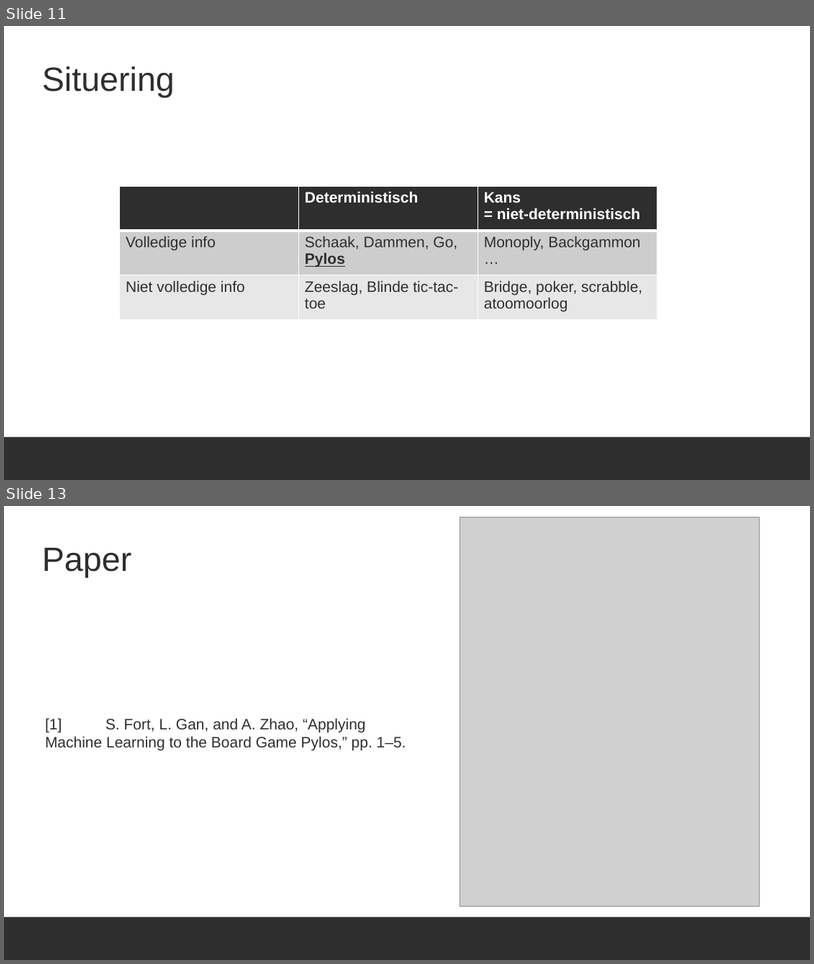
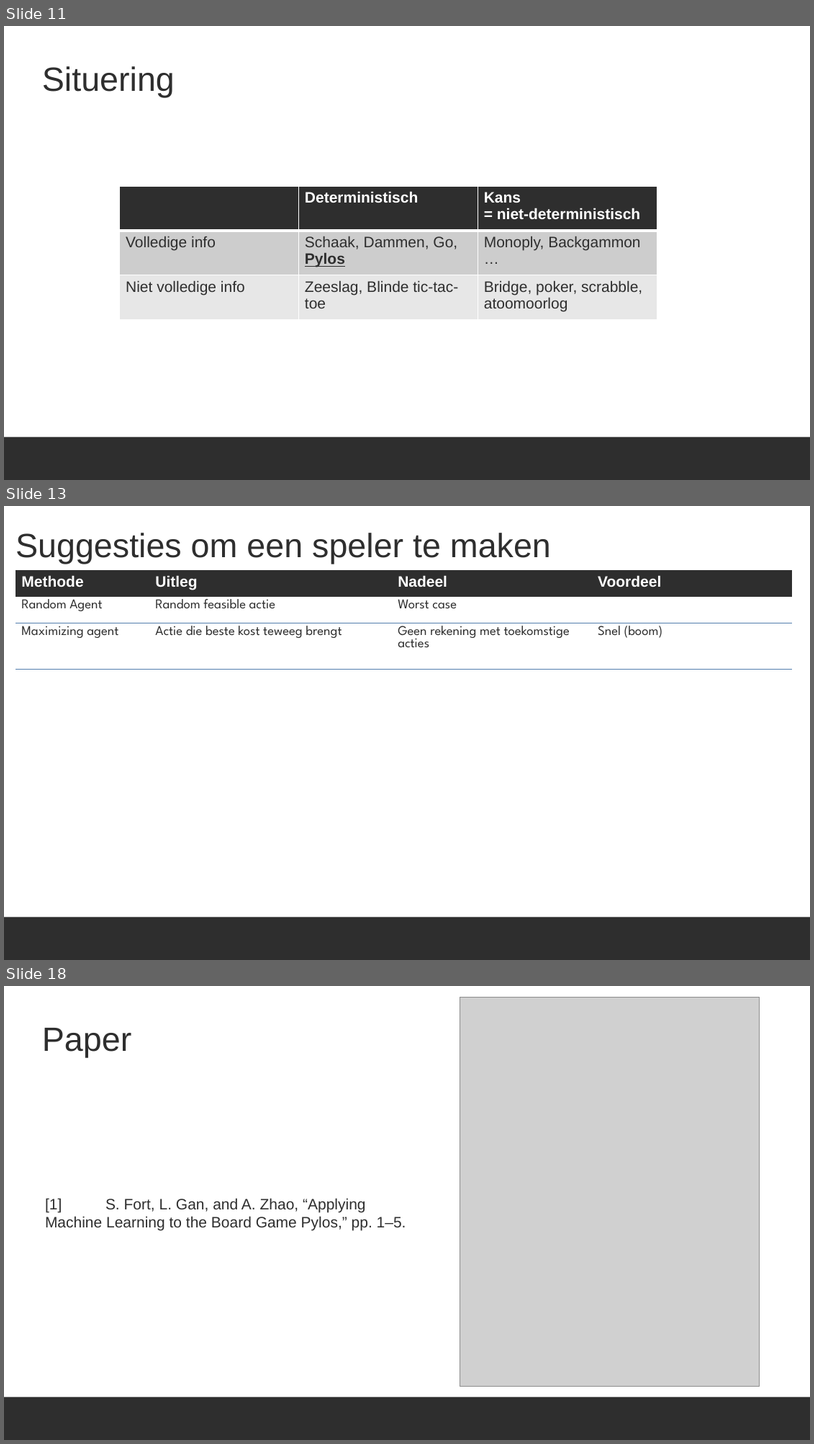
Before and after one commit to ro-per/PylosGamingBot, a slide deck: Presentation.pptx. Shown one above the other, each under a label of ours: slides 11 and 13 before the commit, slides 11, 13 and 18 after it; the slides between them are not shown. The pictures are 814x964 and 814x1444 pixels, drawn with LibreOffice and Linux fonts; fonts in the diff are those of the drawing; grey boxes stand for pictures; background and template pictures are left out. Boxes give left, top, right and bottom in pixels: in the first picture for what was removed or moved away, otherwise in the second. Text is boxed around its words. In the diff, an @@ line names an element or a change of style, - is before the commit and + after.

```diff
--- a/Presentation.pptx
+++ b/Presentation.pptx
@@ slide 13 added at (x1=4, y1=506, x2=810, y2=960), background #FFFFFF; not listed: 1 template element that a slide beside it also shows @@
@@ title added at (x1=16, y1=533, x2=551, y2=564), 40 pt, text #2E2E2E @@
+Suggesties om een speler te maken
@@ table added at (x1=16, y1=570, x2=792, y2=669), 3 rows, 4 columns @@
+Methode | Uitleg | Nadeel | Voordeel
+Random Agent | Random feasible actie | Worst case | 
+Maximizing agent | Actie die beste kost teweeg brengt | Geen rekening met toekomstige acties | Snel (boom)
@@ what was slide 13 is now slide 18 @@
```
Also in this commit, not shown: 3 slides changed, 4 other slides added.
